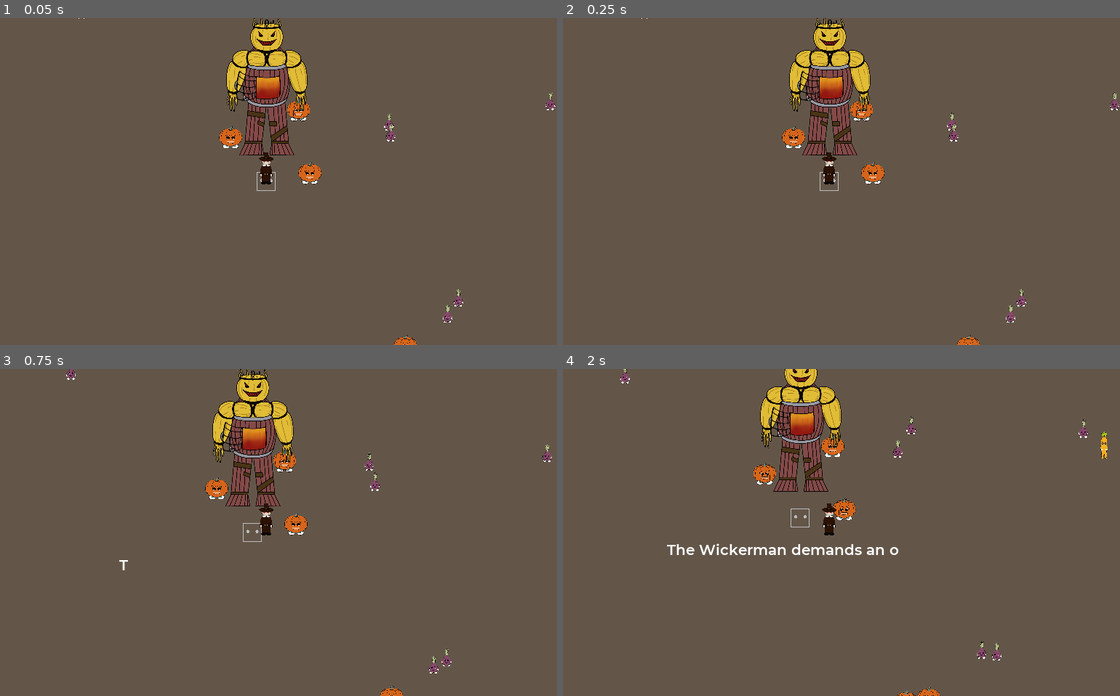
Above: before the commit, frames 1-4 (two rows, left to right).
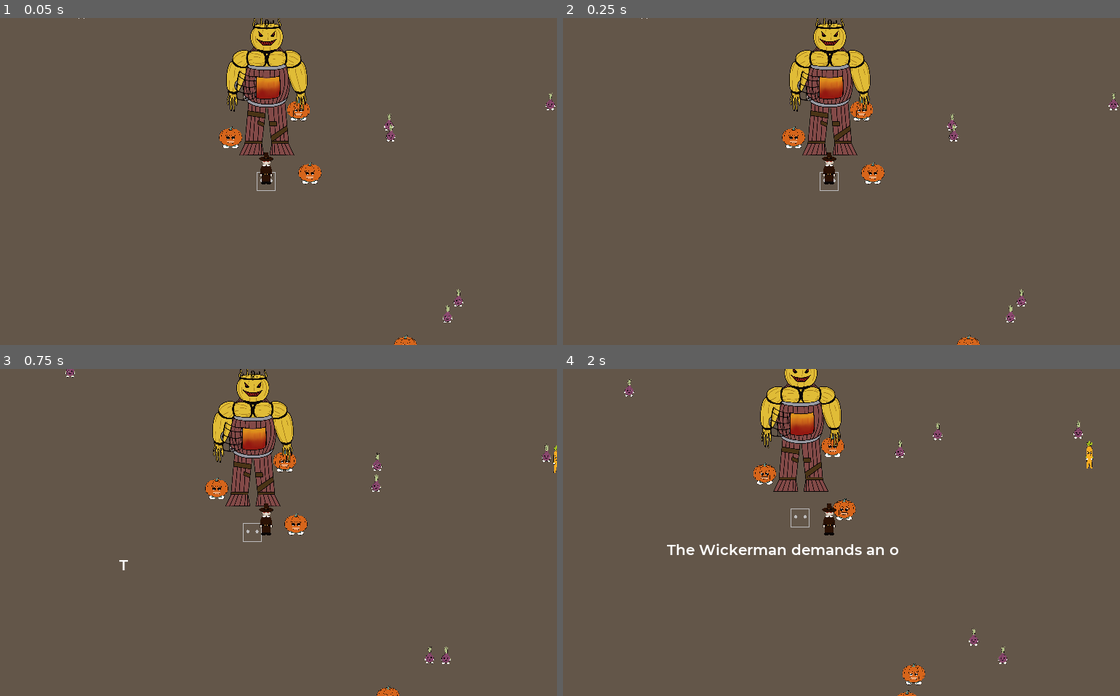
Above: after the commit, the same moments.

Repository: Ivorforce/Wickerman
Game: Godot game, scene res://Levels/Main.tscn
The game is run twice, just before and just after one commit, with the same random seed, the same clock (stepped at 60 frames per second) and the same inputs. This scene is started directly instead of the project's main scene.
Inputs:
- Up to frame 1 (0.05 s): no input
- Up to frame 2 (0.25 s): no input
- Up to frame 3 (0.75 s): tap Enter (action) at 0.5, 0.6 s; hold Right (right) from 0.53 s (still down)
- Up to frame 4 (2 s): release Right (right) at 1.28 s; hold Down (down) from 1.28 s (still down); tap Space (attack) at 1.35 s

Frame 1 is identical in both runs. In frame 2, less than 0.1% of the frame differs, in the area x 68-100%, y 22-94%; in frame 3, 0.4%; in frame 4, 1.0%, in the area x 10-98%, y 0-100%.

Commit message:
Make AI reorient after being stuck for 2s.

Diff:
--- a/Actors/NPC/RandomMovementController.gd
+++ b/Actors/NPC/RandomMovementController.gd
@@ -1,13 +1,16 @@
 extends Node
 
 onready var target: Vector2 = Vector2.ZERO
+var time_since_reorientation := 0.0
 var is_running = false
 
 func _ready():
 	target = get_parent().global_position
 
-func _physics_process(delta):
+func _physics_process(delta: float):
 	var parent: NPC = get_parent()
+
+	time_since_reorientation += delta
 
 	var direction := target - parent.global_position
 	var speed = parent.speed
@@ -27,13 +30,15 @@
 			is_running = true
 		else:
 			target = parent.global_position
+			time_since_reorientation = 0.0
 			direction = Vector2.ZERO
 			is_running = false
 
-	if direction.length_squared() < 20 * 20:
+	if (time_since_reorientation > 0.1) if direction.length_squared() < 20 * 20 else (time_since_reorientation > 2):
 		direction = Vector2.ZERO
-		if randf() < 0.01:
+		if randf() < 0.02:
 			target = parent.global_position + Vector2(rand_range(-100, 100), rand_range(-100, 100))
+			time_since_reorientation = 0.0
 			direction = target - parent.global_position
 
 	if direction.length() > 1.0:
